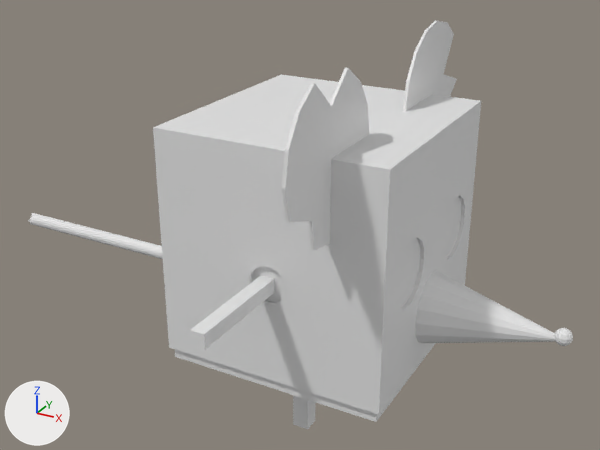
A saved change to the Blender file Assets/Art/Models/Character/Blend_Character_Cheese_and_Costume.blend.
Camera for both pictures: a 50 mm camera at (0.0234, -0.0459, 0.0369) aimed at (-0.0027, 0.0014, 0.0132). The axes (+X, +Y, +Z) are drawn at lower left. The lights are the same throughout.

Script lines for the objects in view, before the commit:
```python
me_cube = bpy.data.meshes.new('Cube')
me_cube.from_pydata(...)  # 1100 vertices, 706 faces; spans x -0.0279..0.0169, y -0.0127..0.0128, z 0.0066..0.0271
me_cube.materials.append(mat_material_mouse_costume)  # its picture is missing
me_cube_001 = bpy.data.meshes.new('Cube.001')
me_cube_001.from_pydata(...)  # 937 vertices, 842 faces; spans x -0.0075..0.0075, y -0.0148..0.0148, z -0.0059..0.015
me_cube_001.materials.append(mat_material_cheese)  # its picture is missing
ob_fbx_character_cheese = bpy.data.objects.new('FBX_Character_Cheese', me_cube_001)
ob_fbx_character_cheese.location = (0.0, 0.0, 0.00582)
ob_fbx_cheese_mouse = bpy.data.objects.new('FBX_Cheese_Mouse', me_cube)
ob_fbx_cheese_mouse.location = (0.0, 0.0, 0.0)
```
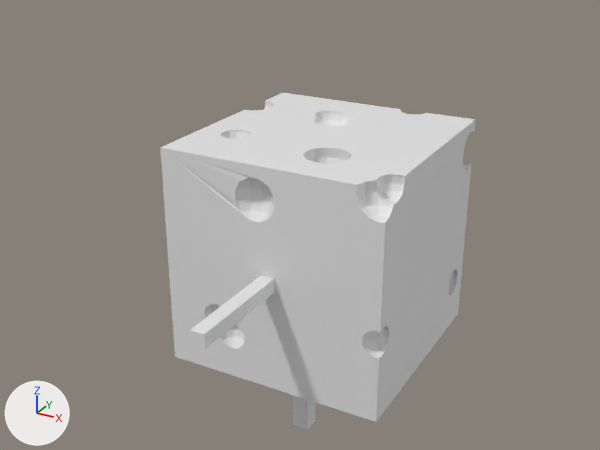
Boxes (x1, y1, x2, y2) around the edits, measured in the pictures (600 x 450 px):
'FBX_Cheese_Mouse', hidden: before (28, 21, 573, 415)
'FBX_Character_Cheese', unchanged, uncovered by the edit: before (175, 197, 461, 429); after (160, 93, 475, 429)

What the commit changed:
Object 'FBX_Cheese_Mouse' (ob_fbx_cheese_mouse) is now hidden.
